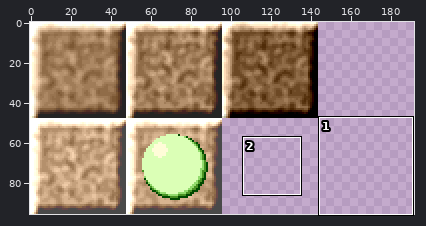
Two versions of one sprite sheet, gfx/Blocks.png. The first picture is a wide view before the edit; the outline marks the close-up.
Close-up. As it was:
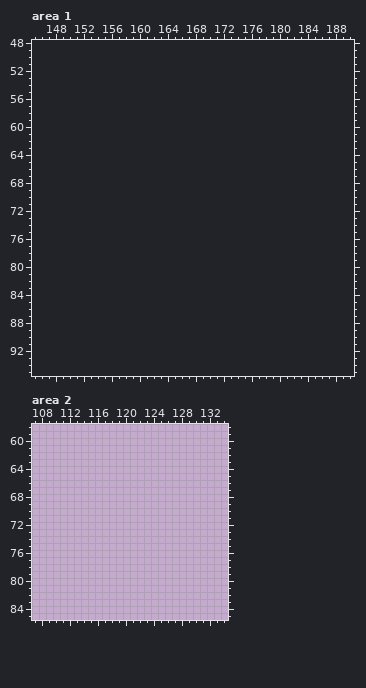
The file is 144x96 pixels. Colours within 5 levels of each other are drawn and written as one. Shown: area 1: x 145..190, y 48..95; area 2: x 107..134, y 58..85. The old version is drawn lined up with the new one, on the new canvas. The commit also changed other parts of the picture, which this record leaves out.
The same view after the edit:
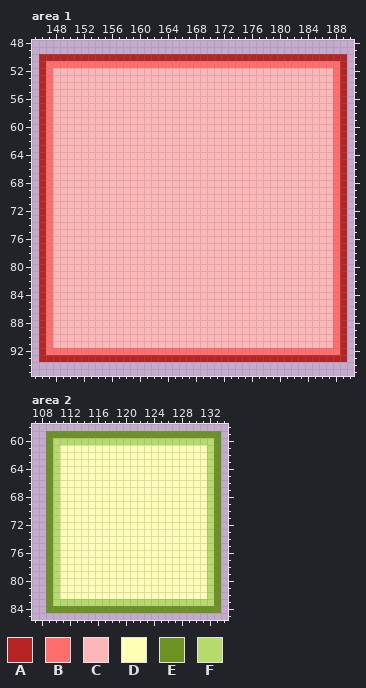
Palette (. is transparent): A #b62424  B #ff6d6d  C #ffb6b6  D #ffffb6  E #6d9224  F #b6db6d
From old to new:
canvas 144x96 -> 192x96
Changed rows in their new state; - is an unchanged pixel.
Area 1:
first column x 146:
50 AAAAAAAAAAAAAAAAAAAAAAAAAAAAAAAAAAAAAAAAAAAA
51 ABBBBBBBBBBBBBBBBBBBBBBBBBBBBBBBBBBBBBBBBBBA
52 ABCCCCCCCCCCCCCCCCCCCCCCCCCCCCCCCCCCCCCCCCBA
53 ABCCCCCCCCCCCCCCCCCCCCCCCCCCCCCCCCCCCCCCCCBA
54 ABCCCCCCCCCCCCCCCCCCCCCCCCCCCCCCCCCCCCCCCCBA
55 ABCCCCCCCCCCCCCCCCCCCCCCCCCCCCCCCCCCCCCCCCBA
56 ABCCCCCCCCCCCCCCCCCCCCCCCCCCCCCCCCCCCCCCCCBA
57 ABCCCCCCCCCCCCCCCCCCCCCCCCCCCCCCCCCCCCCCCCBA
58 ABCCCCCCCCCCCCCCCCCCCCCCCCCCCCCCCCCCCCCCCCBA
59 ABCCCCCCCCCCCCCCCCCCCCCCCCCCCCCCCCCCCCCCCCBA
60 ABCCCCCCCCCCCCCCCCCCCCCCCCCCCCCCCCCCCCCCCCBA
61 ABCCCCCCCCCCCCCCCCCCCCCCCCCCCCCCCCCCCCCCCCBA
62 ABCCCCCCCCCCCCCCCCCCCCCCCCCCCCCCCCCCCCCCCCBA
63 ABCCCCCCCCCCCCCCCCCCCCCCCCCCCCCCCCCCCCCCCCBA
64 ABCCCCCCCCCCCCCCCCCCCCCCCCCCCCCCCCCCCCCCCCBA
65 ABCCCCCCCCCCCCCCCCCCCCCCCCCCCCCCCCCCCCCCCCBA
66 ABCCCCCCCCCCCCCCCCCCCCCCCCCCCCCCCCCCCCCCCCBA
67 ABCCCCCCCCCCCCCCCCCCCCCCCCCCCCCCCCCCCCCCCCBA
68 ABCCCCCCCCCCCCCCCCCCCCCCCCCCCCCCCCCCCCCCCCBA
69 ABCCCCCCCCCCCCCCCCCCCCCCCCCCCCCCCCCCCCCCCCBA
70 ABCCCCCCCCCCCCCCCCCCCCCCCCCCCCCCCCCCCCCCCCBA
71 ABCCCCCCCCCCCCCCCCCCCCCCCCCCCCCCCCCCCCCCCCBA
72 ABCCCCCCCCCCCCCCCCCCCCCCCCCCCCCCCCCCCCCCCCBA
73 ABCCCCCCCCCCCCCCCCCCCCCCCCCCCCCCCCCCCCCCCCBA
74 ABCCCCCCCCCCCCCCCCCCCCCCCCCCCCCCCCCCCCCCCCBA
75 ABCCCCCCCCCCCCCCCCCCCCCCCCCCCCCCCCCCCCCCCCBA
76 ABCCCCCCCCCCCCCCCCCCCCCCCCCCCCCCCCCCCCCCCCBA
77 ABCCCCCCCCCCCCCCCCCCCCCCCCCCCCCCCCCCCCCCCCBA
78 ABCCCCCCCCCCCCCCCCCCCCCCCCCCCCCCCCCCCCCCCCBA
79 ABCCCCCCCCCCCCCCCCCCCCCCCCCCCCCCCCCCCCCCCCBA
80 ABCCCCCCCCCCCCCCCCCCCCCCCCCCCCCCCCCCCCCCCCBA
81 ABCCCCCCCCCCCCCCCCCCCCCCCCCCCCCCCCCCCCCCCCBA
82 ABCCCCCCCCCCCCCCCCCCCCCCCCCCCCCCCCCCCCCCCCBA
83 ABCCCCCCCCCCCCCCCCCCCCCCCCCCCCCCCCCCCCCCCCBA
84 ABCCCCCCCCCCCCCCCCCCCCCCCCCCCCCCCCCCCCCCCCBA
85 ABCCCCCCCCCCCCCCCCCCCCCCCCCCCCCCCCCCCCCCCCBA
86 ABCCCCCCCCCCCCCCCCCCCCCCCCCCCCCCCCCCCCCCCCBA
87 ABCCCCCCCCCCCCCCCCCCCCCCCCCCCCCCCCCCCCCCCCBA
88 ABCCCCCCCCCCCCCCCCCCCCCCCCCCCCCCCCCCCCCCCCBA
89 ABCCCCCCCCCCCCCCCCCCCCCCCCCCCCCCCCCCCCCCCCBA
90 ABCCCCCCCCCCCCCCCCCCCCCCCCCCCCCCCCCCCCCCCCBA
91 ABCCCCCCCCCCCCCCCCCCCCCCCCCCCCCCCCCCCCCCCCBA
92 ABBBBBBBBBBBBBBBBBBBBBBBBBBBBBBBBBBBBBBBBBBA
93 AAAAAAAAAAAAAAAAAAAAAAAAAAAAAAAAAAAAAAAAAAAA
Area 2:
first column x 109:
59 EEEEEEEEEEEEEEEEEEEEEEEEE
60 EFFFFFFFFFFFFFFFFFFFFFFFE
61 EFDDDDDDDDDDDDDDDDDDDDDFE
62 EFDDDDDDDDDDDDDDDDDDDDDFE
63 EFDDDDDDDDDDDDDDDDDDDDDFE
64 EFDDDDDDDDDDDDDDDDDDDDDFE
65 EFDDDDDDDDDDDDDDDDDDDDDFE
66 EFDDDDDDDDDDDDDDDDDDDDDFE
67 EFDDDDDDDDDDDDDDDDDDDDDFE
68 EFDDDDDDDDDDDDDDDDDDDDDFE
69 EFDDDDDDDDDDDDDDDDDDDDDFE
70 EFDDDDDDDDDDDDDDDDDDDDDFE
71 EFDDDDDDDDDDDDDDDDDDDDDFE
72 EFDDDDDDDDDDDDDDDDDDDDDFE
73 EFDDDDDDDDDDDDDDDDDDDDDFE
74 EFDDDDDDDDDDDDDDDDDDDDDFE
75 EFDDDDDDDDDDDDDDDDDDDDDFE
76 EFDDDDDDDDDDDDDDDDDDDDDFE
77 EFDDDDDDDDDDDDDDDDDDDDDFE
78 EFDDDDDDDDDDDDDDDDDDDDDFE
79 EFDDDDDDDDDDDDDDDDDDDDDFE
80 EFDDDDDDDDDDDDDDDDDDDDDFE
81 EFDDDDDDDDDDDDDDDDDDDDDFE
82 EFDDDDDDDDDDDDDDDDDDDDDFE
83 EFFFFFFFFFFFFFFFFFFFFFFFE
84 EEEEEEEEEEEEEEEEEEEEEEEEE
